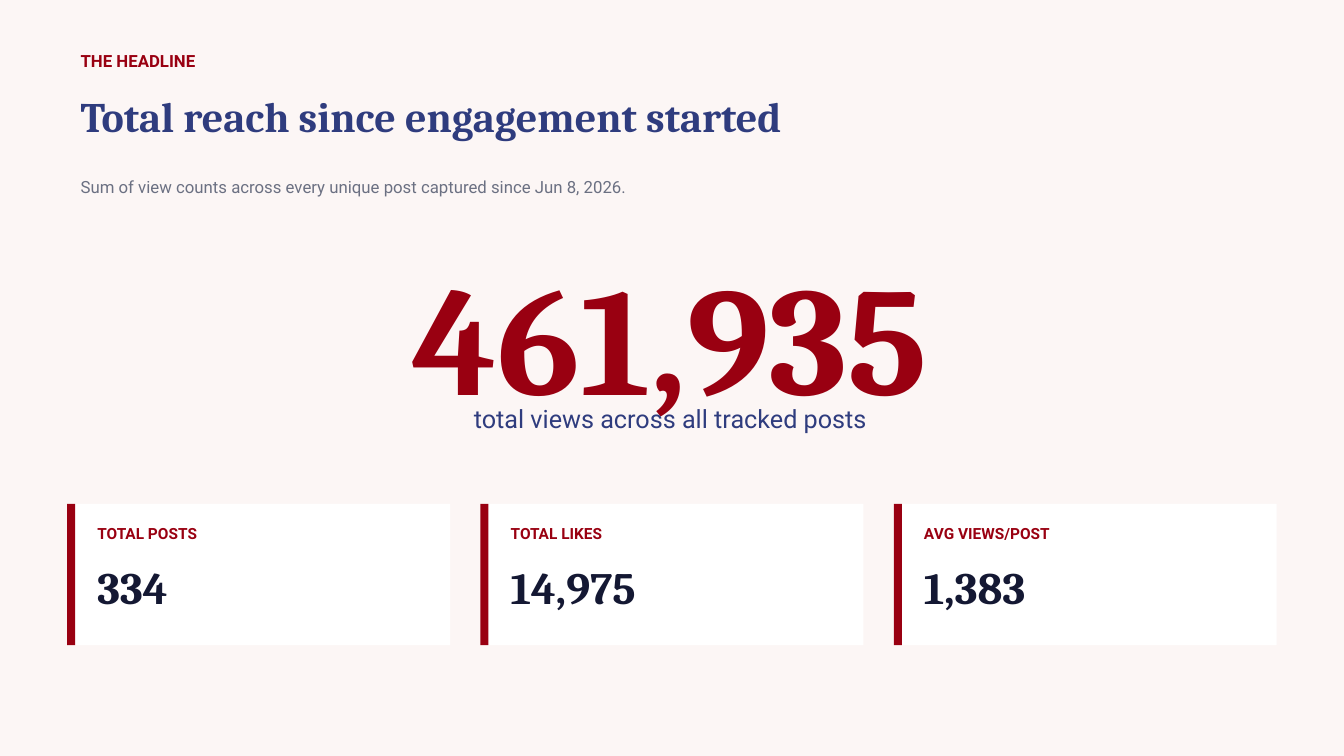
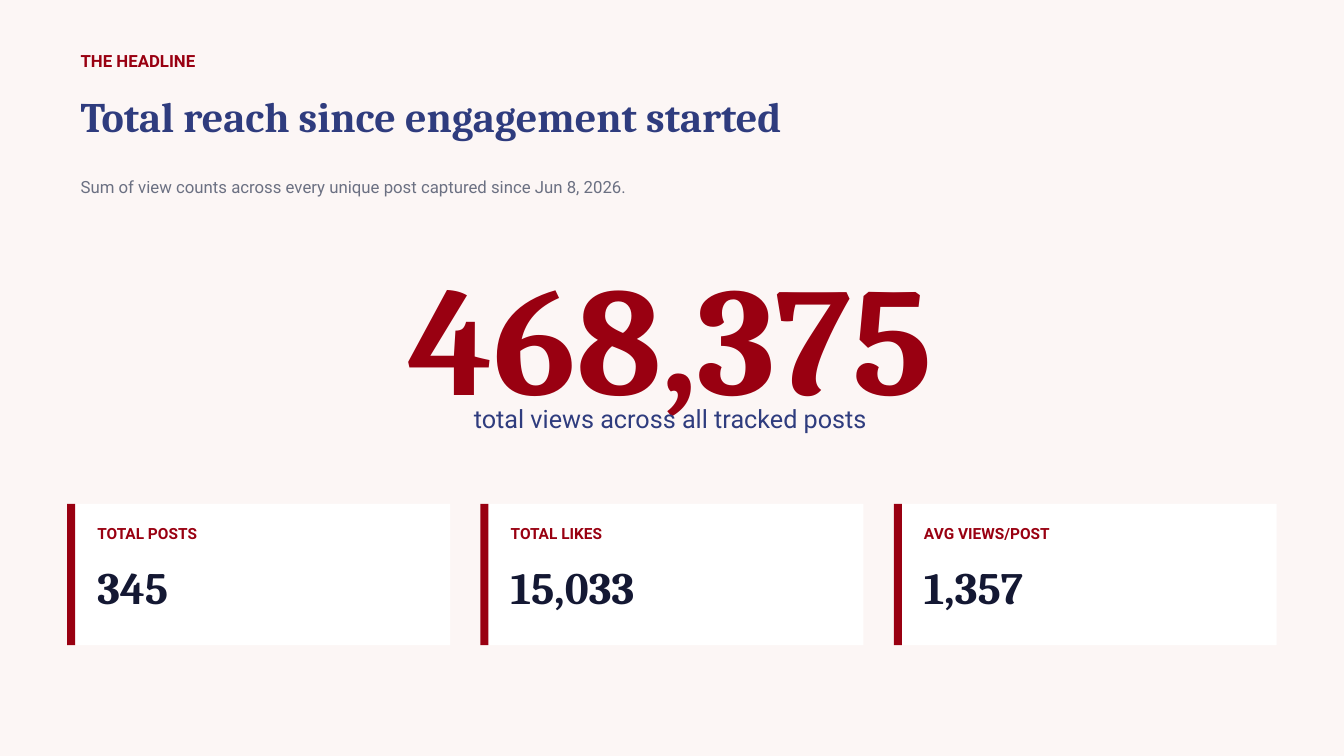
Before and after one commit to zvmmer/talking-downey-kpis, a slide deck: slide 2 of OVERALL_REPORT.pptx. Drawn at 1344x756 pixels with LibreOffice and Linux fonts; fonts in the diff are those of the drawing. Boxes give left, top, right and bottom in pixels: in the first picture for what was removed or moved away, otherwise in the second. Text is boxed around its words. In the diff, an @@ line names an element or a change of style, - is before the commit and + after.

```diff
--- a/OVERALL_REPORT.pptx
+++ b/OVERALL_REPORT.pptx
@@ text at (408, 290, 932, 428): text changed @@
-461,935
+468,375
@@ text at (97, 573, 168, 605): text changed @@
-334
+345
@@ text at (511, 573, 635, 610): text changed @@
-14,975
+15,033
@@ text at (924, 573, 1023, 610): text changed @@
-1,383
+1,357
```
Also in this commit, not shown: 3 other slides changed, 5 other files.
